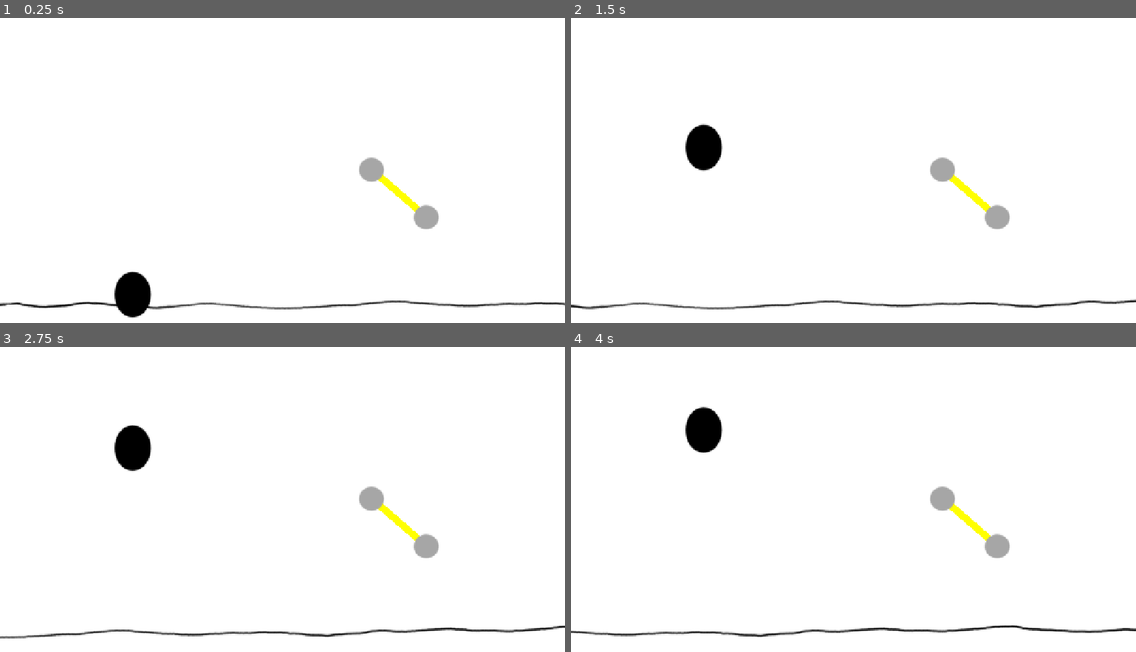
Above: before the commit, frames 1-4 (two rows, left to right).
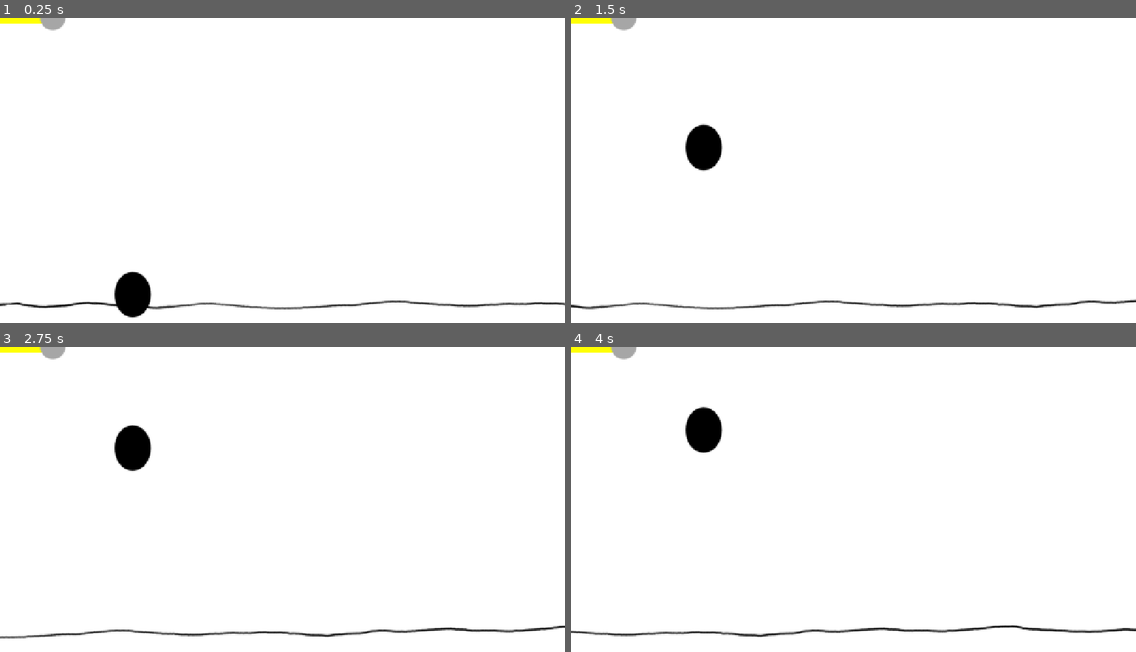
Above: after the commit, the same moments.

Repository: snowfrogdev/jetpack-joyride-clone
Game: Godot game, scene res://main.tscn
Same seed, same stepped clock (60 frames per second), same inputs: the game is played once before the commit and once after it.
Inputs:
- Up to frame 1 (0.25 s): no input
- Up to frame 2 (1.5 s): hold Space (Boost) 0.53-1.28 s; tap Space (Boost) at 1.35 s
- Up to frame 3 (2.75 s): hold Space (Boost) from 2.03 s (still down)
- Up to frame 4 (4 s): release Space (Boost) at 2.78 s; tap Space (Boost) at 2.85 s; hold Space (Boost) from 3.53 s (still down)

The runs differ from the first frame. In frame 1, 1.0% of the frame differs, in the area x 0-78%, y 0-70%; in frame 2, 1.0%; in frame 3, 1.0%; in frame 4, 1.0%.

Commit message:
Enhance player mechanics with hurtbox detection and update SunCoreRelays dimensions

Diff:
--- a/main.tscn
+++ b/main.tscn
@@ -10,6 +10,10 @@
 [sub_resource type="CapsuleShape2D" id="CapsuleShape2D_lquwl"]
 radius = 41.0
 height = 82.0
+
+[sub_resource type="CapsuleShape2D" id="CapsuleShape2D_7mycd"]
+radius = 39.0
+height = 102.0
 
 [sub_resource type="RectangleShape2D" id="RectangleShape2D_1bvp3"]
 size = Vector2(3248, 47)
@@ -49,6 +53,11 @@
 scale = Vector2(1, 1.28)
 shape = SubResource("CapsuleShape2D_lquwl")
 
+[node name="Hurtbox" type="Area2D" parent="Player"]
+
+[node name="CollisionShape2D" type="CollisionShape2D" parent="Player/Hurtbox"]
+shape = SubResource("CapsuleShape2D_7mycd")
+
 [node name="FloorCollider" type="StaticBody2D" parent="."]
 position = Vector2(0, 680)
 
@@ -63,21 +72,3 @@
 shape = SubResource("RectangleShape2D_lquwl")
 
 [node name="SunCoreRelays" parent="." instance=ExtResource("6_7mycd")]
-position = Vector2(904, 398)
-beam_width = 16.0
-
-[node name="Beam" parent="SunCoreRelays" index="0"]
-points = PackedVector2Array(62, 54, -62, -54)
-width = 16.0
-
-[node name="StartNode" parent="SunCoreRelays" index="1"]
-position = Vector2(62, 54)
-
-[node name="EndNode" parent="SunCoreRelays" index="2"]
-position = Vector2(-62, -54)
-
-[node name="CollisionShape2D" parent="SunCoreRelays/Collider" index="0"]
-rotation = -2.42505
-scale = Vector2(1, 1)
-
-[editable path="SunCoreRelays"]
--- a/player.gd
+++ b/player.gd
@@ -5,6 +5,11 @@
 @export var max_ascend_speed: float = 200.0
 @export var max_fall_speed: float = 600.0
 @export var damping: float = 0.3
+
+@onready var hurtbox: Area2D = $Hurtbox
+
+func _ready() -> void:
+  hurtbox.area_entered.connect(_on_hurtbox_area_entered)
 
 func _physics_process(delta: float) -> void:
   if not is_on_floor():
@@ -22,3 +27,7 @@
   velocity.y = min(velocity.y, max_fall_speed)
 
   move_and_slide()
+
+func _on_hurtbox_area_entered(area: Area2D) -> void:
+  if area.is_in_group("hazard"):
+    print("Player hit by hazard!")
--- a/project.godot
+++ b/project.godot
@@ -22,6 +22,10 @@
 window/size/initial_position_type=3
 window/stretch/mode="canvas_items"
 
+[global_group]
+
+hazard="Anything that will kill the player on contact"
+
 [input]
 
 Boost={
--- a/sun_core_relays.tscn
+++ b/sun_core_relays.tscn
@@ -4,13 +4,13 @@
 [ext_resource type="Script" uid="uid://bbshymeemmvwh" path="res://sun_core_relays.gd" id="1_pcxc2"]
 
 [sub_resource type="RectangleShape2D" id="RectangleShape2D_pcxc2"]
-size = Vector2(164.438, 16)
+size = Vector2(240, 24)
 
 [node name="SunCoreRelays" type="Node2D"]
 script = ExtResource("1_pcxc2")
 beam_width = 24.0
 
-[node name="Beam" type="Line2D" parent="."]
+[node name="Beam" type="Line2D" parent="." groups=["hazard"]]
 points = PackedVector2Array(-120, 0, 120, 0)
 width = 24.0
 default_color = Color(1, 1, 0, 1)
Not shown: 1 places in main.tscn that only renumber resources
